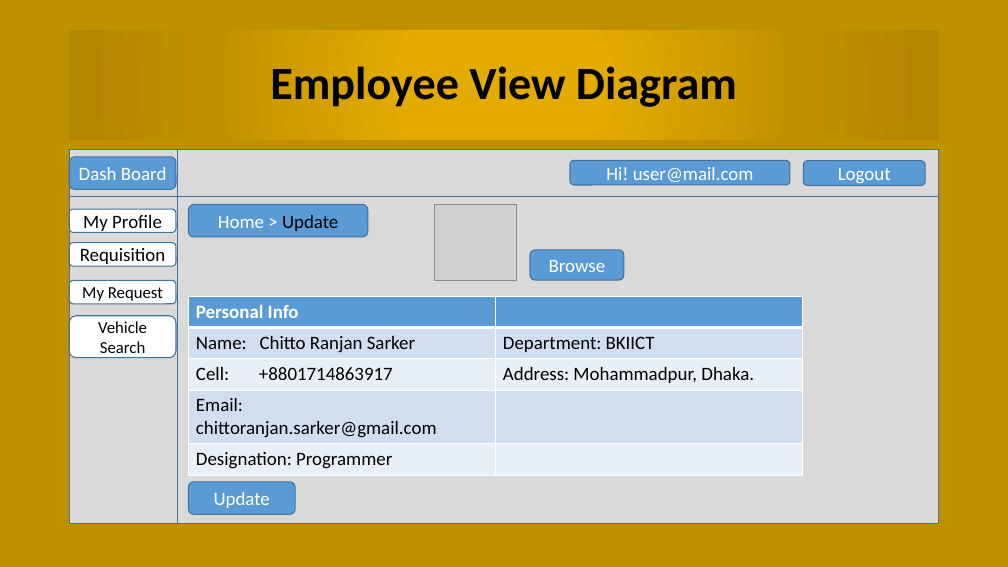
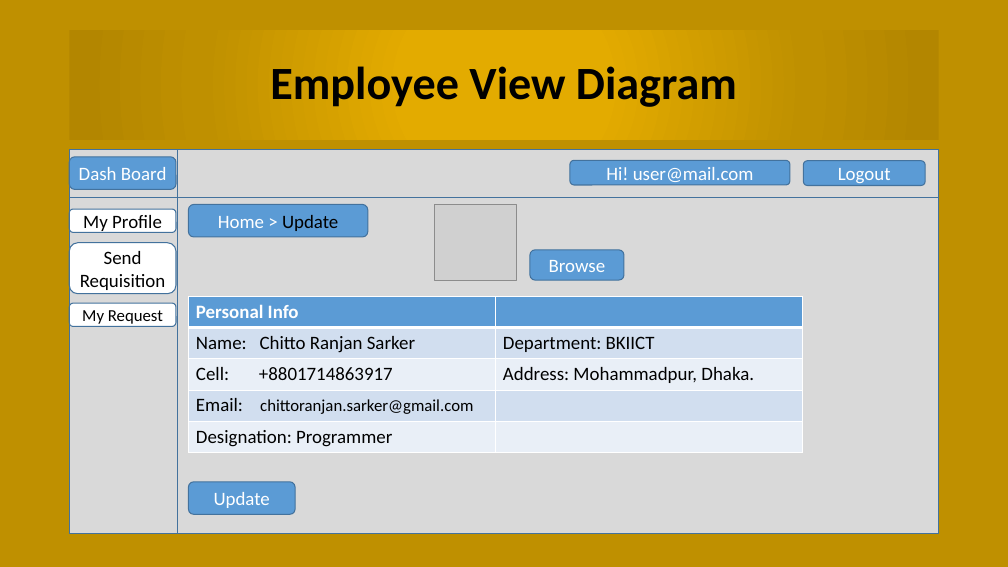
Before and after one commit to chittoranjan/BCCVehicleManagemant, a slide deck: slide 23 of Document/Vehicle Management Presentation.pptx. Drawn at 1008x567 pixels with LibreOffice and Linux fonts; fonts in the diff are those of the drawing; grey boxes stand for pictures. Boxes give left, top, right and bottom in pixels: in the first picture for what was removed or moved away, otherwise in the second. Text is boxed around its words. In the diff, an @@ line names an element or a change of style, - is before the commit and + after.

```diff
--- a/Document/Vehicle Management Presentation.pptx
+++ b/Document/Vehicle Management Presentation.pptx
@@ flow chart internal storage: place and size @@
-flow chart internal storage at [70,150,939,523]
+flow chart internal storage at [70,150,939,534]
@@ rounded rectangle "Send": place and size @@
-rounded rectangle "Send" at [70,243,176,266]
+rounded rectangle "Send" at [70,243,176,293]
@@ text in rounded rectangle at [104,251,142,264]: paragraph added @@
+Send
@@ table at [188,296,802,453] @@
@@ size 18 to 16 pt in "chittoranjan.sarker@gmail.com" @@
@@ rounded rectangle "My Request": place and size @@
-rounded rectangle "My Request" at [70,281,176,304]
+rounded rectangle "My Request" at [70,303,176,327]
@@ rounded rectangle removed at [70,316,176,358] @@
-Vehicle Search
```
Also in this commit, not shown: 9 other slides changed, 16 slides added, 4 other files.
